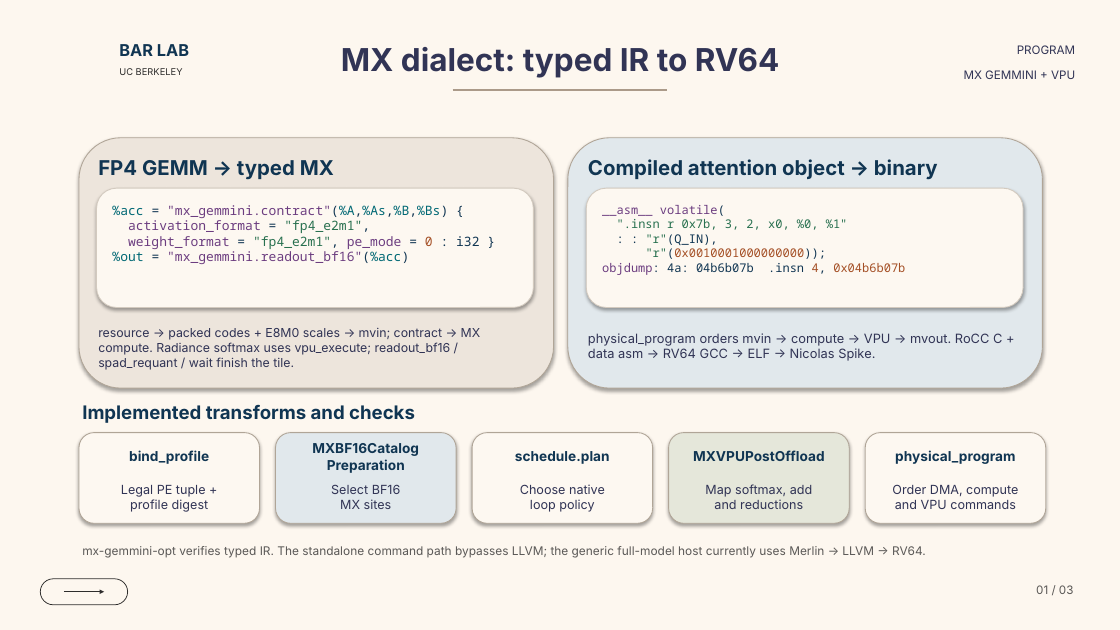
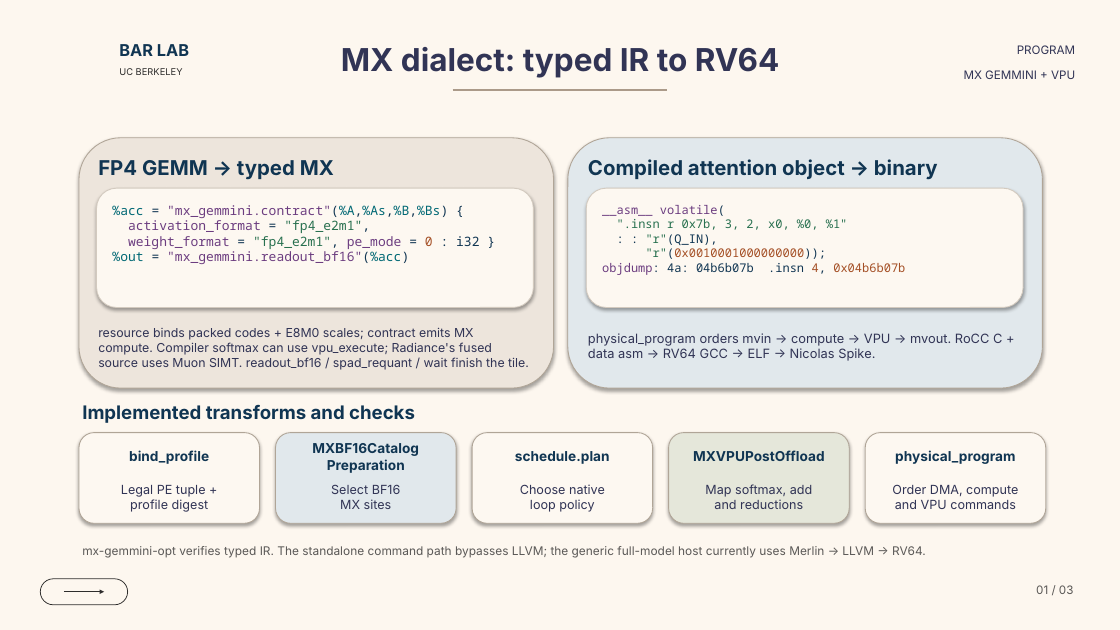
Before and after one commit to ucb-bar/mx-gemmini-mlir, a slide deck: slide 1 of docs/presentations/mx_gemmini_dialect_overview.pptx. Drawn at 1120x630 pixels with LibreOffice and Linux fonts; fonts in the diff are those of the drawing; background and template pictures are left out. Boxes give left, top, right and bottom in pixels: in the first picture for what was removed or moved away, otherwise in the second. Text is boxed around its words. In the diff, an @@ line names an element or a change of style, - is before the commit and + after.

Commit message:
Document Radiance MX kernel controls in slides

```diff
--- a/docs/presentations/mx_gemmini_dialect_overview.pptx
+++ b/docs/presentations/mx_gemmini_dialect_overview.pptx
@@ text at box(98, 328, 529, 370): text changed @@
-resource → packed codes + E8M0 scales → mvin; contract → MX compute. Radiance softmax uses vpu_execute; readout_bf16 / spad_requant / wait finish the tile.
+resource binds packed codes + E8M0 scales; contract emits MX compute. Compiler softmax can use vpu_execute; Radiance's fused source uses Muon SIMT. readout_bf16 / spad_requant / wait finish the tile.
```
Also in this commit, not shown: 1 other slide changed, 5 other files.
